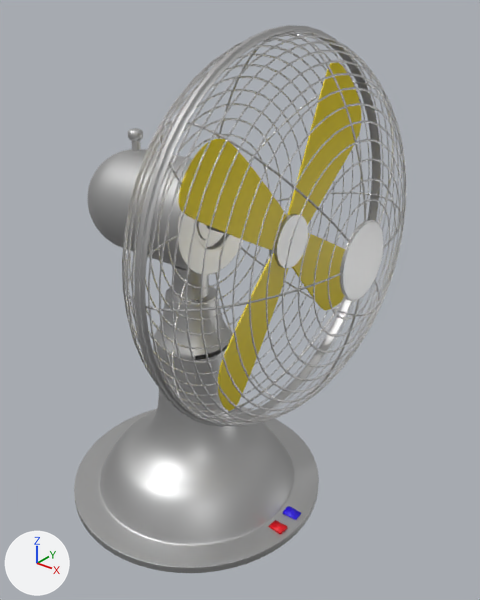
The glTF model models/models.glb as it was, and as the next commit left it.
Camera for both pictures: a 50 mm lens placed at (0.971, -1.034, 1.217), pointed at (0.115, 0.037, 0.553). The lights are fixed; the arrows at lower left show +X, +Y and +Z. Where no turn or scale is listed for an object, it has been applied to the vertices.
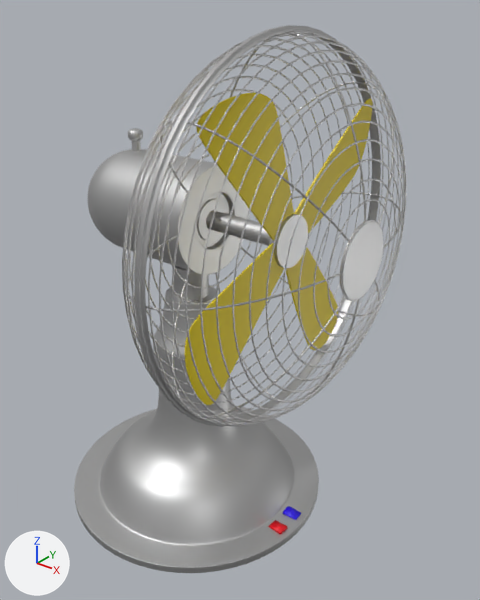
The change, as a diff of the scene's bpy script:
```diff
--- a/models/models.glb.py
+++ b/models/models.glb.py
@@ ob_object_4 @@
 ob_object_4 = bpy.data.objects.new('Object_4', me_object_0)
-ob_object_4.parent = ob_bj_003_0
-ob_object_4.location = (0.0, 0.0, 0.0)
+ob_object_4.location = (0.269, 0.0, 0.745)
+ob_object_4.rotation_euler = (-1.945, 0.0, 0.0)  # degrees (-111, 0, 0)
```

Location of each change, [x1, y1, x2, y2] in pixels of the pictures (480 x 600 px):
'Object_4', moved, turned
    before: [179, 63, 361, 411]
    after: [185, 93, 373, 405]
